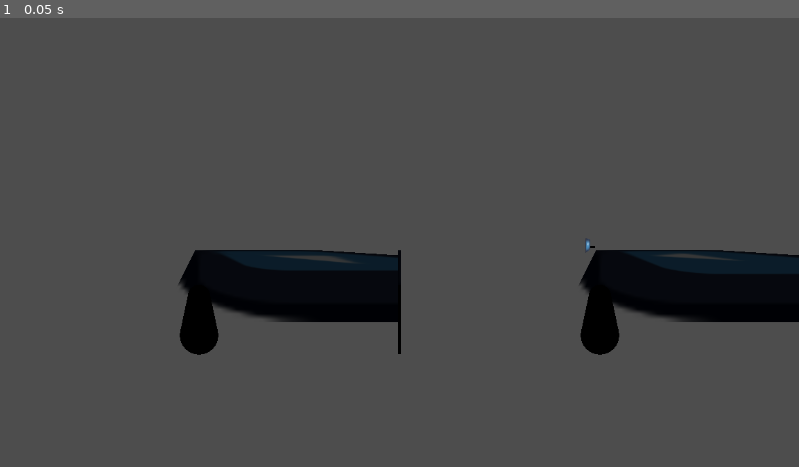
Above: before the commit, frame 1.
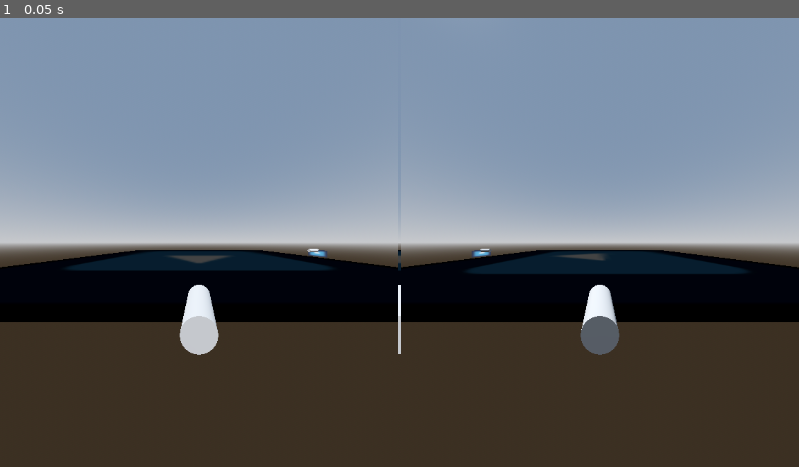
Above: after the commit, the same moment.

Repository: johncoffee/ngj-2024
Game: Godot game, scene res://main.tscn
The game is run twice, just before and just after one commit, with the same random seed, the same clock (stepped at 60 frames per second) and the same inputs. The project has no main scene, so this scene is started directly. The engine's default icon, where the game draws it, is replaced by a stand-in: a white triangle on a blue panel in a dark square.
Inputs:
- Up to frame 1 (0.05 s): no input

The runs differ from the first frame. In frame 1, 94% of the frame differs, in the area x 0-100%, y 0-100%.

Commit message:
main scene environment, player small adjustments

Diff:
--- a/main.tscn
+++ b/main.tscn
@@ -1,8 +1,21 @@
-[gd_scene load_steps=6 format=3 uid="uid://cr7id8f31w8jl"]
+[gd_scene load_steps=9 format=3 uid="uid://cr7id8f31w8jl"]
 
 [ext_resource type="Texture2D" uid="uid://8kobprnrndrf" path="res://icon.svg" id="1_g2uwq"]
 [ext_resource type="Script" path="res://main.gd" id="1_q3kcy"]
 [ext_resource type="PackedScene" uid="uid://bglh1hqu3oedx" path="res://player.tscn" id="2_ayxwe"]
+
+[sub_resource type="ProceduralSkyMaterial" id="ProceduralSkyMaterial_wowr3"]
+sky_horizon_color = Color(0.64625, 0.65575, 0.67075, 1)
+ground_horizon_color = Color(0.64625, 0.65575, 0.67075, 1)
+
+[sub_resource type="Sky" id="Sky_6kmus"]
+sky_material = SubResource("ProceduralSkyMaterial_wowr3")
+
+[sub_resource type="Environment" id="Environment_7ugqw"]
+background_mode = 2
+sky = SubResource("Sky_6kmus")
+tonemap_mode = 2
+glow_enabled = true
 
 [sub_resource type="Curve3D" id="Curve3D_s762y"]
 _data = {
@@ -20,6 +33,13 @@
 
 [node name="Main" type="Node3D"]
 script = ExtResource("1_q3kcy")
+
+[node name="DirectionalLight3D" type="DirectionalLight3D" parent="."]
+transform = Transform3D(-0.866023, -0.433016, 0.250001, 0, 0.499998, 0.866027, -0.500003, 0.749999, -0.43301, 0, 0, 0)
+shadow_enabled = true
+
+[node name="WorldEnvironment" type="WorldEnvironment" parent="."]
+environment = SubResource("Environment_7ugqw")
 
 [node name="Floor" type="Sprite3D" parent="."]
 transform = Transform3D(10, 0, 0, 0, -4.37114e-07, 10, 0, -10, -4.37114e-07, 0, 0, 0)
@@ -60,10 +80,12 @@
 curve = SubResource("Curve3D_s762y")
 
 [node name="Player1" parent="Path1" instance=ExtResource("2_ayxwe")]
+unique_name_in_owner = true
 transform = Transform3D(-4.37114e-08, 0, -1, 0, 1, 0, 1, 0, -4.37114e-08, 6, 2.08165e-12, -7)
 
 [node name="Path2" type="Path3D" parent="."]
 curve = SubResource("Curve3D_04o2k")
 
 [node name="Player2" parent="Path2" instance=ExtResource("2_ayxwe")]
+unique_name_in_owner = true
 transform = Transform3D(1, 0, 0, 0, 1, 0, 0, 0, 1, -7, 2.08165e-12, -6)
--- a/player.gd
+++ b/player.gd
@@ -10,11 +10,13 @@
 @onready var move_left_action: = "p%d.move.left" % player_id
 @onready var move_right_action: = "p%d.move.right" % player_id
 @onready var shoot_action: = "p%d.shoot" % player_id
+@onready var opponent_node_name: = "%" + "Player%d" % (player_id % 2 + 1)
 
 
 func _ready() -> void:
     $Camera3D.cull_mask &= ~(1 << player_id)
     $View/Sprite3D.layers = (1 << player_id)
+    progress_ratio = 0.5
 
 
 func _process(delta: float) -> void:
--- a/player.tscn
+++ b/player.tscn
@@ -20,14 +20,14 @@
 [node name="View" type="Node3D" parent="."]
 transform = Transform3D(-4.37114e-08, 0, 1, 0, 1, 0, -1, 0, -4.37114e-08, 0, 0, 0)
 
-[node name="Sprite3D" type="Sprite3D" parent="View"]
-transform = Transform3D(4, 0, 0, 0, 1, 0, 0, 0, 1, 1.12802e-08, 0.540451, -0.258061)
-texture = ExtResource("1_infwm")
-
 [node name="MeshInstance3D" type="MeshInstance3D" parent="View"]
 transform = Transform3D(1, 0, 0, 0, -4.37114e-08, -1, 0, 1, -4.37114e-08, 0, 0.316486, 0.223429)
 mesh = SubResource("CylinderMesh_a1edi")
 skeleton = NodePath("../..")
+
+[node name="Sprite3D" type="Sprite3D" parent="View"]
+transform = Transform3D(1, 0, 0, 0, 0.3, 0, 0, 0, 1, 0, 0.163024, 0)
+texture = ExtResource("2_puqbr")
 
 [node name="Camera3D" type="Camera3D" parent="."]
 transform = Transform3D(1.31134e-07, 0, -1, 0, 1, 0, 1, 0, 1.31134e-07, -0.701859, 0.8, 2.08165e-12)
Not shown: 1 places in player.tscn that only renumber resources
